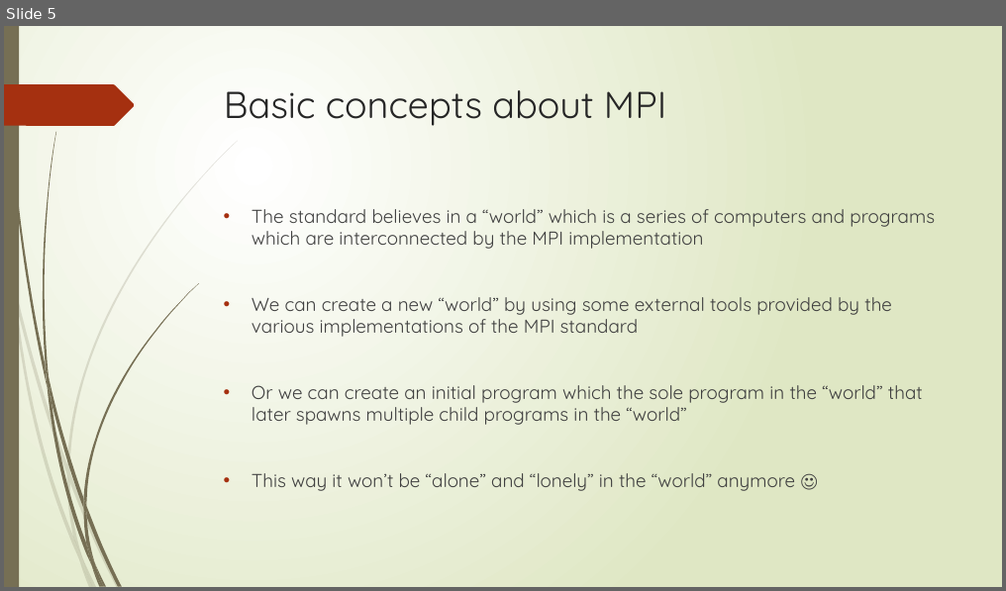
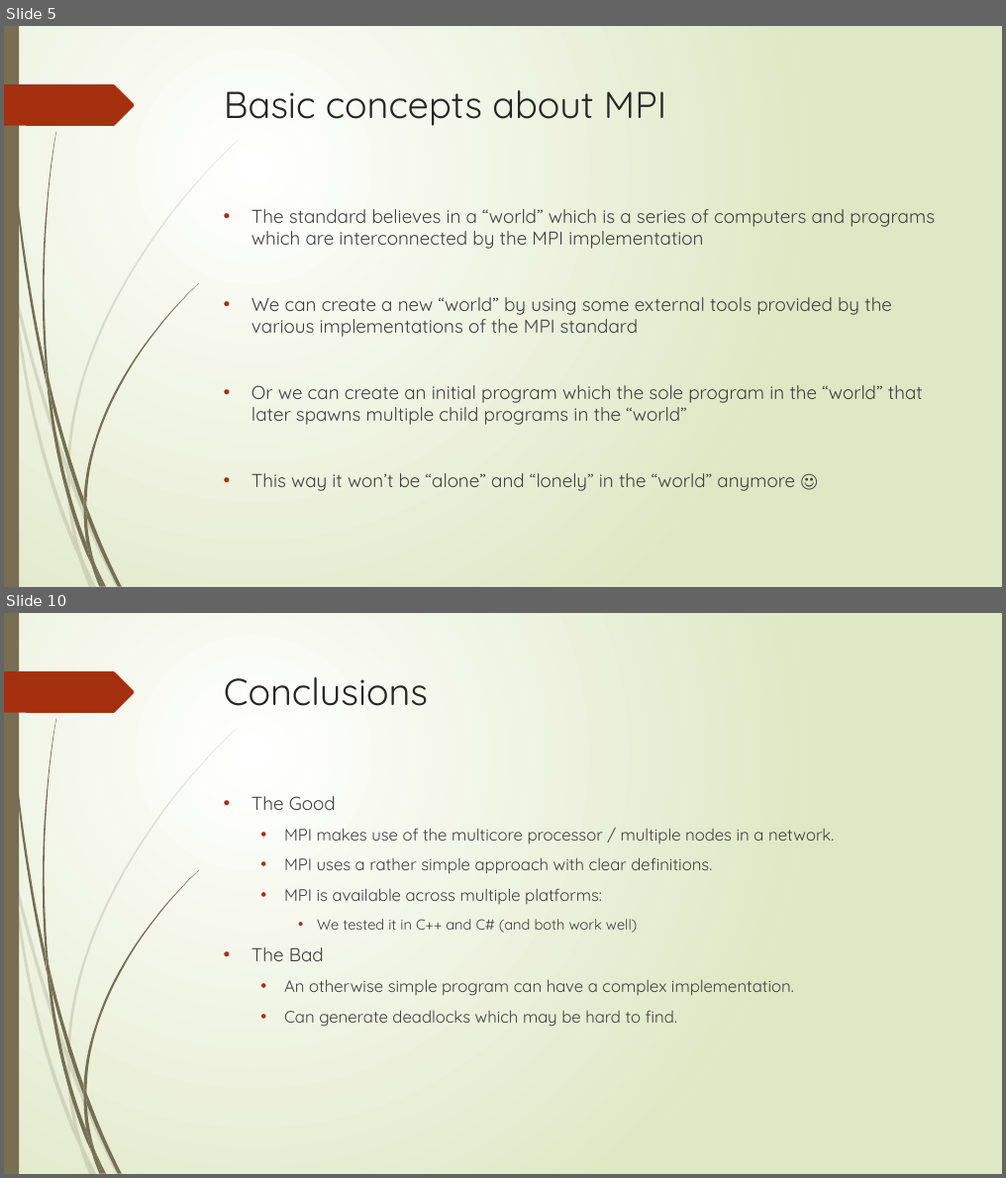
Before and after one commit to Alecu100/PD_Tema1, a slide deck: Microsoft MPI.pptx. Shown one above the other, each under a label of ours: slide 5 before the commit, slides 5 and 10 after it; the slides between them are not shown. The pictures are 1006x591 and 1006x1178 pixels, drawn with LibreOffice and Linux fonts; fonts in the diff are those of the drawing. Boxes give left, top, right and bottom in pixels: in the first picture for what was removed or moved away, otherwise in the second. Text is boxed around its words. In the diff, an @@ line names an element or a change of style, - is before the commit and + after.

```diff
--- a/Microsoft MPI.pptx
+++ b/Microsoft MPI.pptx
@@ slide 10 added at [4, 613, 1002, 1174], background gradient #FFFFFF to #DFE8C4; not listed: 24 template elements that a slide beside it also shows @@
@@ title added at [224, 677, 428, 706], 36 pt, text #262626 @@
+Conclusions
@@ text added at [252, 796, 834, 1027], 16 pt, text #404040 @@
+• The Good
+  • MPI makes use of the multicore processor / multiple nodes in a network.
+  • MPI uses a rather simple approach with clear definitions.
+  • MPI is available across multiple platforms:
+    • We tested it in C++ and C# (and both work well)
+• The Bad
+  • An otherwise simple program can have a complex implementation.
+  • Can generate deadlocks which may be hard to find.
```
Also in this commit, not shown: 2 slides changed, 5 other slides added, 1 slide removed, 28 other files.
